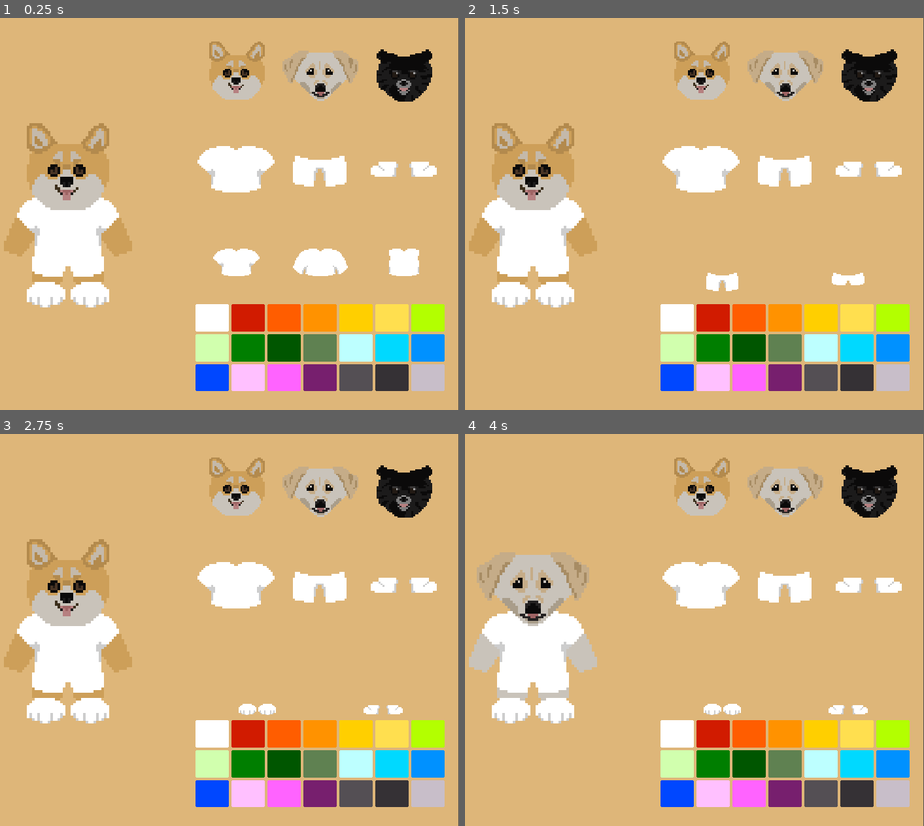
Above: before the commit, frames 1-4 (two rows, left to right).
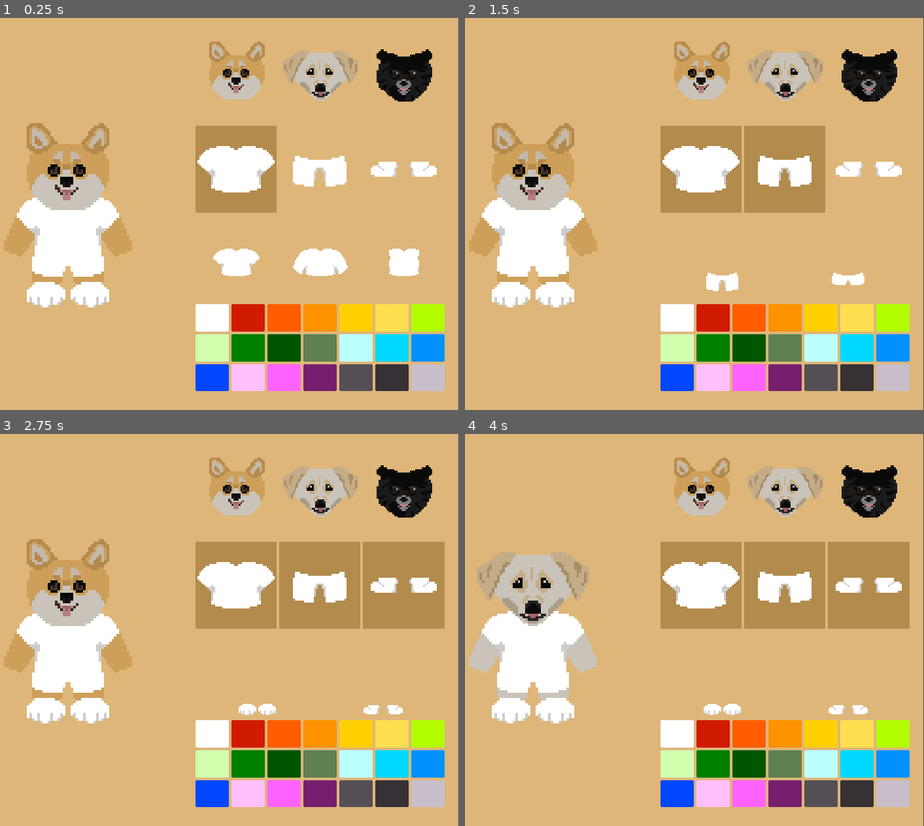
Above: after the commit, the same moments.

Repository: Katie-N/Its-a-Dogs-World
Game: Godot game, scene res://Scenes/Shop/TryOn.tscn
Two runs of this game, one before a commit and one after it. Both use one fixed random seed, a clock stepped at 60 frames per second and the inputs below. The project has no main scene, so this scene is started directly.
Inputs (mouse positions are in pixels of both pictures, inside the frame that each line leads up to):
- Up to frame 1 (0.25 s): no input
- Up to frame 2 (1.5 s): click (699, 170) at 0.5 s; click (786, 170) at 1.25 s
- Up to frame 3 (2.75 s): click (403, 586) at 2 s
- Up to frame 4 (4 s): click (699, 496) at 2.75 s; click (786, 496) at 3.5 s

The runs differ from the first frame. In frame 1, 2.4% of the frame differs, in the area x 42-61%, y 27-50%; in frame 2, 5.6%; in frame 3, 9.2%, in the area x 42-97%, y 27-50%; in frame 4, 9.2%.

Commit message:
Added notes about how to make the buttons

Diff:
--- a/Scenes/Shop/TryOn.tscn
+++ b/Scenes/Shop/TryOn.tscn
@@ -59,6 +59,8 @@
 texture_filter = 1
 layout_mode = 2
 size_flags_horizontal = 3
+mouse_default_cursor_shape = 2
+toggle_mode = true
 texture_normal = ExtResource("3_3kunc")
 stretch_mode = 5
 
@@ -69,25 +71,73 @@
 alignment = 1
 
 [node name="ShirtButton" type="TextureButton" parent="CanvasLayer/CustomizationOptions/Article Of Clothing Selection" unique_id=89178554]
+z_index = 2
 texture_filter = 1
 layout_mode = 2
 size_flags_horizontal = 3
+mouse_default_cursor_shape = 2
+toggle_mode = true
 texture_normal = ExtResource("4_c4x2k")
 stretch_mode = 5
 
+[node name="ActiveBackgroundColor" type="ColorRect" parent="CanvasLayer/CustomizationOptions/Article Of Clothing Selection/ShirtButton" unique_id=647241148]
+visible = false
+show_behind_parent = true
+z_as_relative = false
+layout_mode = 1
+anchors_preset = 15
+anchor_right = 1.0
+anchor_bottom = 1.0
+grow_horizontal = 2
+grow_vertical = 2
+mouse_filter = 2
+color = Color(0.69875956, 0.54557943, 0.30077294, 1)
+
 [node name="PantsButton" type="TextureButton" parent="CanvasLayer/CustomizationOptions/Article Of Clothing Selection" unique_id=1308436830]
+z_index = 1
 texture_filter = 1
 layout_mode = 2
 size_flags_horizontal = 3
+mouse_default_cursor_shape = 2
+toggle_mode = true
 texture_normal = ExtResource("5_5bqxl")
 stretch_mode = 5
 
+[node name="ActiveBackgroundColor" type="ColorRect" parent="CanvasLayer/CustomizationOptions/Article Of Clothing Selection/PantsButton" unique_id=2083092396]
+visible = false
+show_behind_parent = true
+z_as_relative = false
+layout_mode = 1
+anchors_preset = 15
+anchor_right = 1.0
+anchor_bottom = 1.0
+grow_horizontal = 2
+grow_vertical = 2
+mouse_filter = 2
+color = Color(0.69875956, 0.54557943, 0.30077294, 1)
+
 [node name="ShoesButton" type="TextureButton" parent="CanvasLayer/CustomizationOptions/Article Of Clothing Selection" unique_id=921056684]
+z_index = 1
 texture_filter = 1
 layout_mode = 2
 size_flags_horizontal = 3
+mouse_default_cursor_shape = 2
+toggle_mode = true
 texture_normal = ExtResource("6_a8vxu")
 stretch_mode = 5
+
+[node name="ActiveBackgroundColor" type="ColorRect" parent="CanvasLayer/CustomizationOptions/Article Of Clothing Selection/ShoesButton" unique_id=2035662532]
+visible = false
+show_behind_parent = true
+z_as_relative = false
+layout_mode = 1
+anchors_preset = 15
+anchor_right = 1.0
+anchor_bottom = 1.0
+grow_horizontal = 2
+grow_vertical = 2
+mouse_filter = 2
+color = Color(0.69875956, 0.54557943, 0.30077294, 1)
 
 [node name="Clothing Selection" type="GridContainer" parent="CanvasLayer/CustomizationOptions" unique_id=613526713]
 layout_mode = 2
@@ -98,6 +148,8 @@
 layout_mode = 2
 size_flags_horizontal = 3
 size_flags_vertical = 3
+mouse_default_cursor_shape = 2
+toggle_mode = true
 texture_normal = SubResource("AtlasTexture_a8vxu")
 stretch_mode = 5
 
@@ -110,8 +162,10 @@
 layout_mode = 2
 size_flags_horizontal = 3
 size_flags_vertical = 3
+mouse_default_cursor_shape = 2
 theme_override_styles/normal = SubResource("StyleBoxFlat_mjnc6")
+toggle_mode = true
 
-[connection signal="pressed" from="CanvasLayer/CustomizationOptions/Article Of Clothing Selection/ShirtButton" to="." method="_on_shirt_button_pressed"]
-[connection signal="pressed" from="CanvasLayer/CustomizationOptions/Article Of Clothing Selection/PantsButton" to="." method="_on_pants_button_pressed"]
-[connection signal="pressed" from="CanvasLayer/CustomizationOptions/Article Of Clothing Selection/ShoesButton" to="." method="_on_shoes_button_pressed"]
+[connection signal="toggled" from="CanvasLayer/CustomizationOptions/Article Of Clothing Selection/ShirtButton" to="." method="_on_shirt_button_toggled"]
+[connection signal="toggled" from="CanvasLayer/CustomizationOptions/Article Of Clothing Selection/PantsButton" to="." method="_on_pants_button_toggled"]
+[connection signal="toggled" from="CanvasLayer/CustomizationOptions/Article Of Clothing Selection/ShoesButton" to="." method="_on_shoes_button_toggled"]
--- a/Scenes/Shop/try_on.gd
+++ b/Scenes/Shop/try_on.gd
@@ -29,7 +29,7 @@
 	for clothingType in clothingTypes:
 		instantiateClothingButtons(clothingType)
 #	Start with the shirts tab selected
-	clothingTypeSelected("shirts")
+	$"CanvasLayer/CustomizationOptions/Article Of Clothing Selection/ShirtButton".emit_signal("toggled", true)
 	instantiateColorButtons()
 
 # DOG MODEL SELECTION GRID CODE
@@ -132,9 +132,34 @@
 			child.visible = false
 
 
-func _on_shirt_button_pressed() -> void:
-	clothingTypeSelected("shirts")
-func _on_pants_button_pressed() -> void:
-	clothingTypeSelected("pants")
-func _on_shoes_button_pressed() -> void:
+func _on_shirt_button_toggled(pressed: bool) -> void:
+	# If its pressed then the background color rect will be visible (pressed = true so visible = true). Otherwise it will be hidden
+	$"CanvasLayer/CustomizationOptions/Article Of Clothing Selection/ShirtButton/ActiveBackgroundColor".visible = pressed
+	if pressed:
+		clothingTypeSelected("shirts")
+
+func _on_pants_button_toggled(pressed: bool) -> void:
+	# If its pressed then the background color rect will be visible (pressed = true so visible = true). Otherwise it will be hidden
+	$"CanvasLayer/CustomizationOptions/Article Of Clothing Selection/PantsButton/ActiveBackgroundColor".visible = pressed
+	if pressed:
+		clothingTypeSelected("pants")
+
+func _on_shoes_button_toggled(pressed: bool) -> void:
+	# If its pressed then the background color rect will be visible (pressed = true so visible = true). Otherwise it will be hidden
+	$"CanvasLayer/CustomizationOptions/Article Of Clothing Selection/ShoesButton/ActiveBackgroundColor".visible = pressed
+	if pressed:
 		clothingTypeSelected("shoes")
+
+# Notes regarding how to setup the buttons
+# TextureButton SETTINGS
+	# To make the button have an arrow when hovered over, chaange Mouse -> Default Cursor Shape = Arrow
+	# To make the texture scale set Textures -> Stretch Mode = Keep Aspect Centered and set Layout -> Container Sizing -> Horizontal (and Vertical) -> Fill and under it set Expand = True
+	# To make the button active after being pressed until it is pressed again, set toggle mode to true on the TextureButton
+
+# ColorRect SETTINGS
+	# Type of background when clicked: ColorRect
+	# The background should be a child of the TextureButton it will be highlighting
+	# To order the button on top of the color rect: Either disable z as relative and set TextureRect z as 1 (and colorRect z as 0). OR, set visibility -> "Show Behind Parent" to true (I think this will work but not entirely sure).
+	# To hide the colorRect when the button is unpressed, make the colorRect visibility equal the emmitted toggle value (true when toggled on, false when toggled off)
+	# To prevent the colorRect from catching mouse clicks, set Mouse -> Filter = Ignore
+	# To make the ColorRect cover the TextureButton, set Layout -> Anchors Preset = Full Rect
